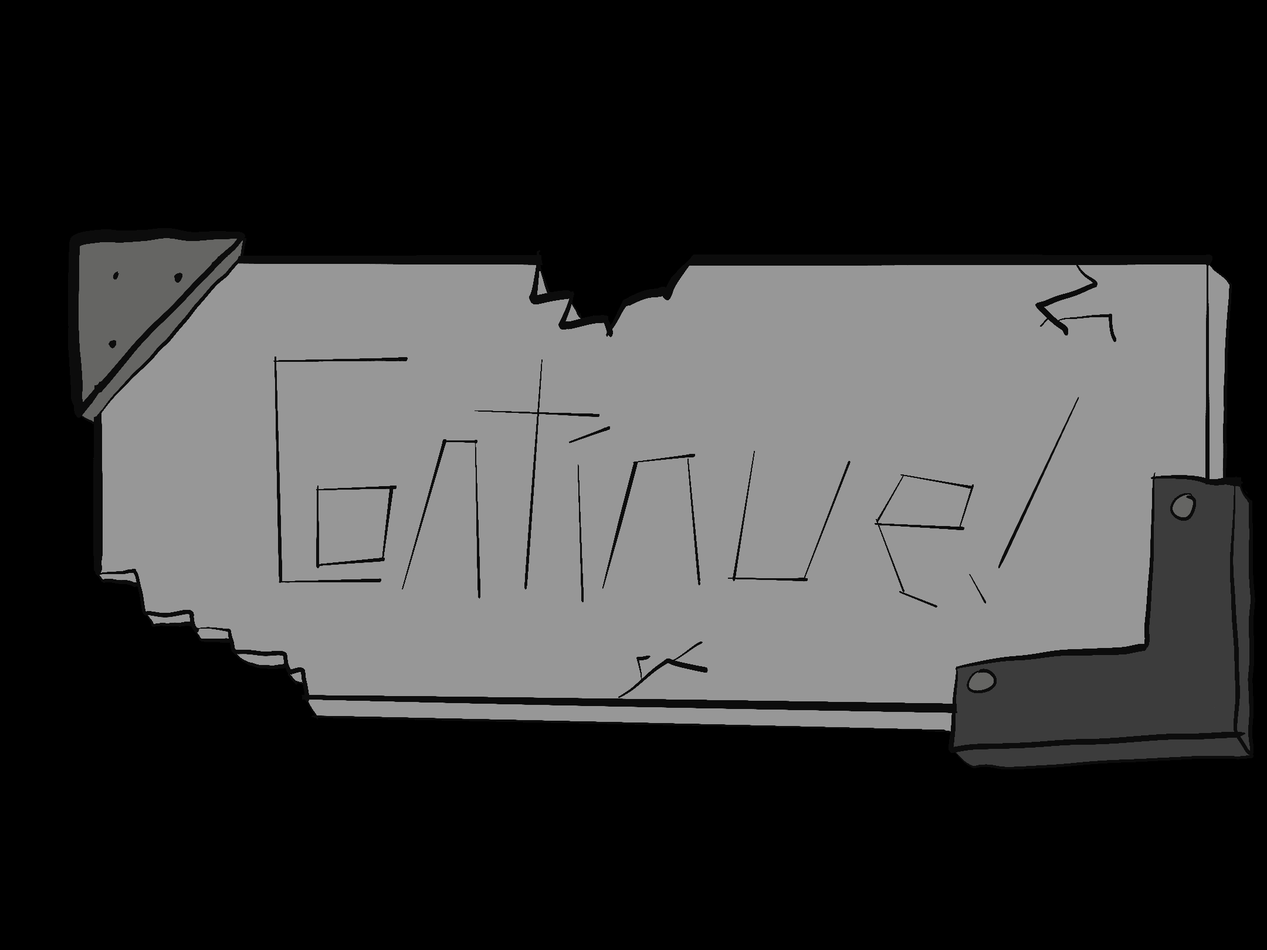
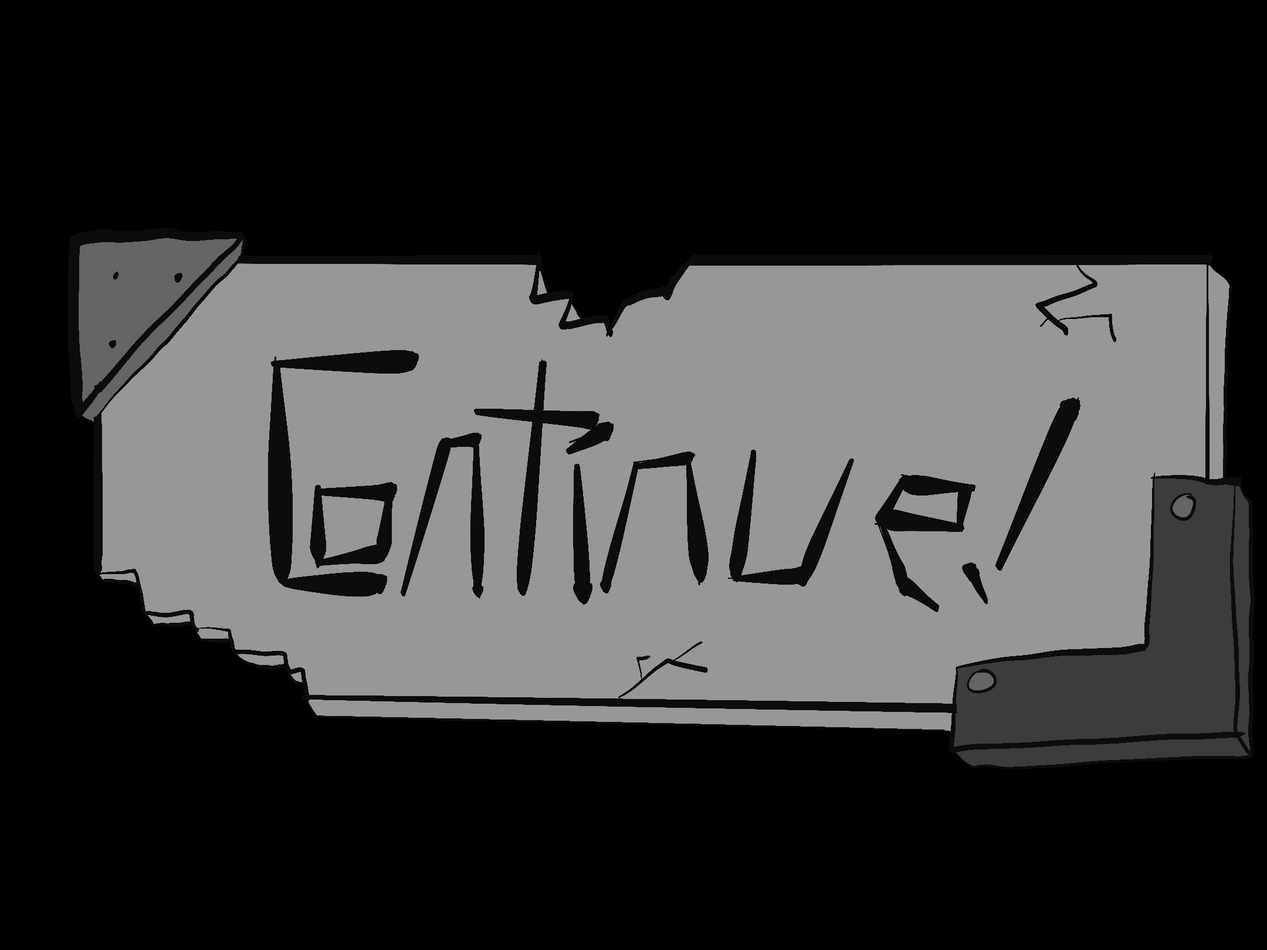
Before/after of a 1267×950 layered artwork. What changed in the layer stack:
painted on "Layer 2" over [267,350,1081,613]
